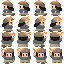
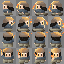
Revision of a layered 64 x 64 image; what changed, layer by layer:
added layer "AttackWithTorch" above "WalkWithTorch" over box(0, 1, 64, 64)
hid "WalkWithTorch", painted on it over box(1, 0, 63, 64)
showed group "grids" (2 layers) over box(0, 0, 64, 64)
"grid": opacity 100% → 29% over box(0, 0, 64, 64)
painted on "Background" over box(0, 0, 64, 64)
